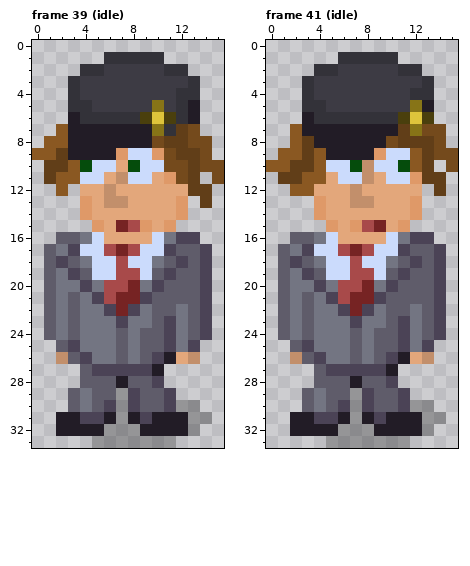
File history of a pixel-art file, art/cfe-reb.aseprite. Above, as it was before the edit.
16x34 pixels, 50 frames. Colours within 5 levels of each other are drawn and written as one. Shown: frame 39 (idle), frame 41 (idle). The commit also changed other frames, which this record leaves out.
New version:
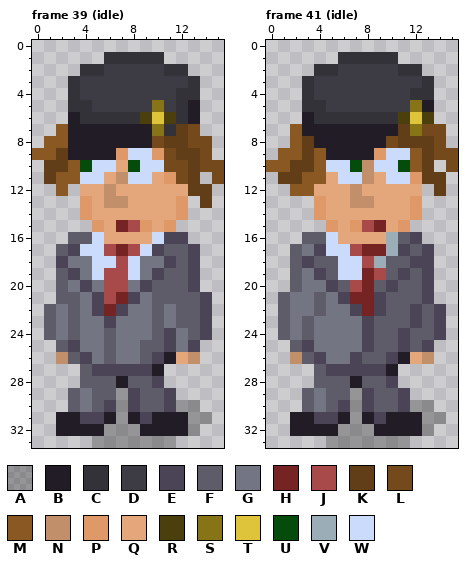
Palette (. is transparent): A #00000046  B #221c26  C #333239  D #3d3b44  E #4b4356  F #5f5c6a  G #737582  H #762323  J #a84a4a  K #613e18  L #744a1c  M #8a5822  N #c28f6b  P #df9968  Q #e3a77b  R #4a3f0d  S #877417  T #dec43b  U #054c0c  V #9badb7  W #cbdbfc
The author wrote: Add body twist when turning head of reb!
Diff:
{"where": "frame 39 (idle), layer \"reb\""}
{"frame":39,"y":16,"x":2,"old":"F","new":"."}
{"frame":39,"y":16,"x":4,"old":"G","new":"F"}
{"frame":39,"y":16,"x":11,"old":"G","new":"E"}
{"frame":39,"y":16,"x":13,"old":"E","new":"."}
{"frame":39,"y":17,"x":1,"old":"FG","new":".F"}
{"frame":39,"y":17,"x":10,"old":"WE","new":"EF"}
{"frame":39,"y":17,"x":13,"old":"FE","new":"E."}
{"frame":39,"y":18,"x":1,"old":"F","new":"."}
{"frame":39,"y":18,"x":3,"old":"F","new":"G"}
{"frame":39,"y":18,"x":9,"old":"W","new":"G"}
{"frame":39,"y":18,"x":11,"old":"FEFE","new":"EFE."}
{"frame":39,"y":19,"x":1,"old":"FG","new":".F"}
{"frame":39,"y":19,"x":4,"old":"F","new":"G"}
{"frame":39,"y":19,"x":6,"old":"W","new":"J"}
{"frame":39,"y":19,"x":8,"old":"JWFE","new":"WGEF"}
{"frame":39,"y":19,"x":13,"old":"FE","new":"E."}
{"frame":39,"y":20,"x":1,"old":"FG","new":".F"}
{"frame":39,"y":20,"x":8,"old":"HGE","new":"GEF"}
{"frame":39,"y":20,"x":13,"old":"FE","new":"E."}
{"frame":39,"y":21,"x":1,"old":"FG","new":".F"}
{"frame":39,"y":21,"x":8,"old":"HE","new":"EG"}
{"frame":39,"y":22,"x":5,"old":"GEHE","new":"EHEG"}
{"frame":39,"y":22,"x":11,"old":"FG","new":"GF"}
{"frame":39,"y":23,"x":6,"old":"GE","new":"EG"}
{"frame":39,"y":23,"x":11,"old":"EG","new":"GF"}
{"frame":39,"y":24,"x":6,"old":"GF","new":"FG"}
{"frame":39,"y":24,"x":9,"old":"F","new":"G"}
{"frame":39,"y":25,"x":6,"old":"GF","new":"FG"}
{"frame":39,"y":26,"x":6,"old":"GF","new":"FG"}
{"where": "frame 41 (idle), layer \"reb\""}
{"frame":41,"y":16,"x":2,"old":"F","new":"."}
{"frame":41,"y":16,"x":4,"old":"G","new":"F"}
{"frame":41,"y":16,"x":10,"old":"WG","new":"VF"}
{"frame":41,"y":16,"x":13,"old":"E","new":"."}
{"frame":41,"y":17,"x":1,"old":"FGEW","new":".FGE"}
{"frame":41,"y":17,"x":6,"old":"JHJWW","new":"WJHHV"}
{"frame":41,"y":17,"x":13,"old":"FE","new":"E."}
{"frame":41,"y":18,"x":1,"old":"FEFGW","new":".FEFF"}
{"frame":41,"y":18,"x":7,"old":"JWWG","new":"WJVF"}
{"frame":41,"y":18,"x":13,"old":"FE","new":"E."}
{"frame":41,"y":19,"x":1,"old":"FGEFW","new":".FGEF"}
{"frame":41,"y":19,"x":7,"old":"JJW","new":"WHJ"}
{"frame":41,"y":19,"x":13,"old":"FE","new":"E."}
{"frame":41,"y":20,"x":1,"old":"FG","new":".F"}
{"frame":41,"y":20,"x":4,"old":"EGJ","new":"GEF"}
{"frame":41,"y":20,"x":9,"old":"G","new":"F"}
{"frame":41,"y":20,"x":13,"old":"FE","new":"E."}
{"frame":41,"y":21,"x":3,"old":"FGEJ","new":"GFGE"}
{"frame":41,"y":21,"x":13,"old":"FE","new":"E."}
{"frame":41,"y":22,"x":3,"old":"FG","new":"GF"}
{"frame":41,"y":22,"x":6,"old":"EHEG","new":"GEHE"}
{"frame":41,"y":22,"x":12,"old":"G","new":"E"}
{"frame":41,"y":23,"x":7,"old":"EGG","new":"GEF"}
{"frame":41,"y":23,"x":11,"old":"EG","new":"FE"}
{"frame":41,"y":24,"x":7,"old":"FG","new":"GE"}
{"frame":41,"y":24,"x":12,"old":"G","new":"F"}
{"frame":41,"y":25,"x":7,"old":"FG","new":"GE"}
{"frame":41,"y":25,"x":12,"old":"G","new":"F"}
{"frame":41,"y":26,"x":7,"old":"FG","new":"EF"}
{"label":"changed","picture_box":[44,232,212,364]}
{"label":"changed","picture_box":[278,232,446,364]}
